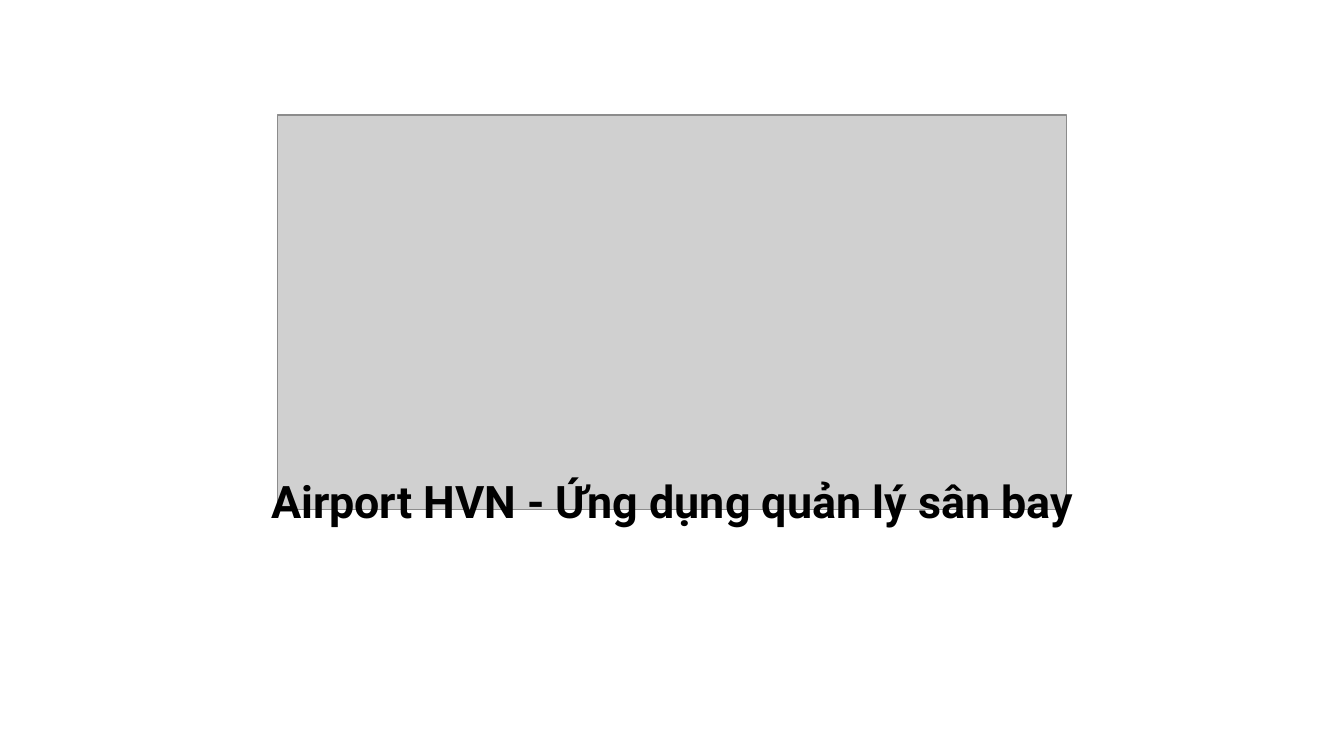
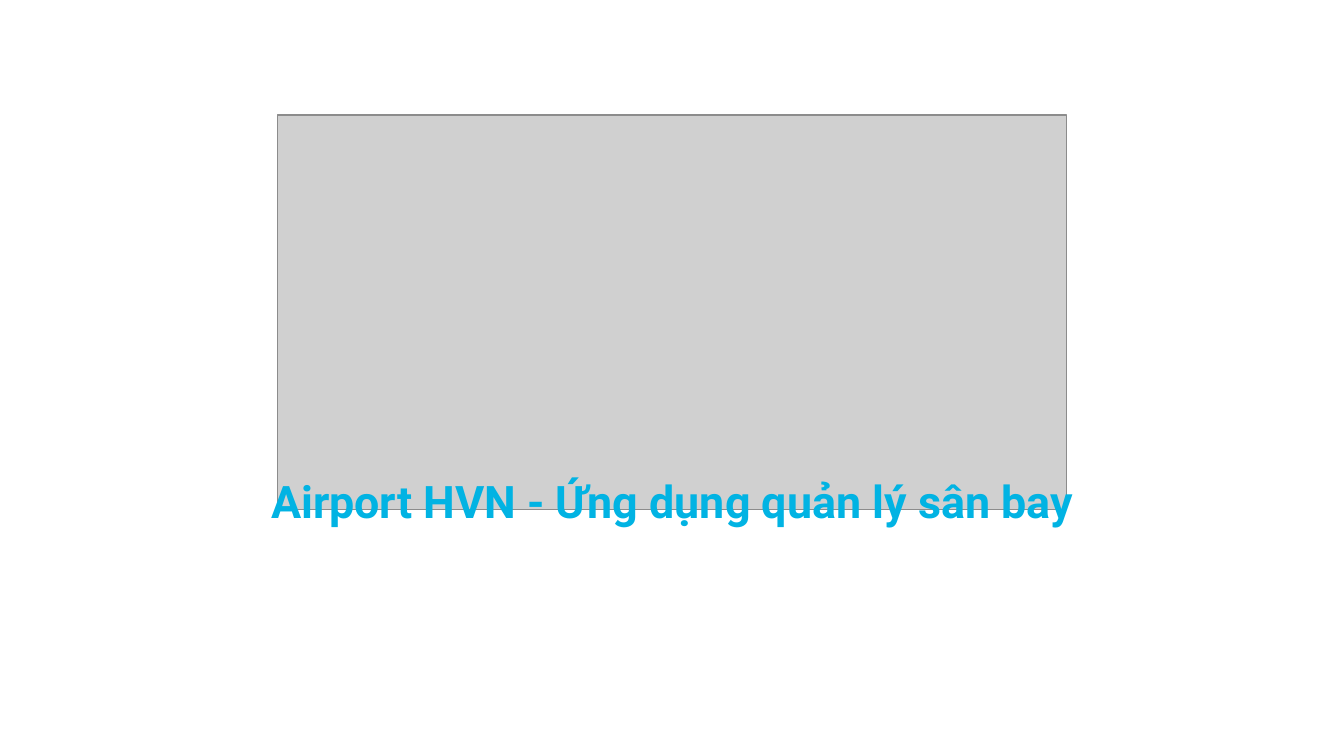
Before and after one commit to N3iV/Do-An, a slide deck: slide 1 of BaoCao/Slide.pptx. Drawn at 1344x756 pixels with LibreOffice and Linux fonts; fonts in the diff are those of the drawing; grey boxes stand for pictures. Boxes give left, top, right and bottom in pixels: in the first picture for what was removed or moved away, otherwise in the second. Text is boxed around its words. In the diff, an @@ line names an element or a change of style, - is before the commit and + after.

```diff
--- a/BaoCao/Slide.pptx
+++ b/BaoCao/Slide.pptx
@@ text "Airport HVN - Ứng dụng ..." at (x1=271, y1=477, x2=1072, y2=530): text colour #000000 to #01B3E3 @@
```
Also in this commit, not shown: 2 other slides changed, 7 other files.
